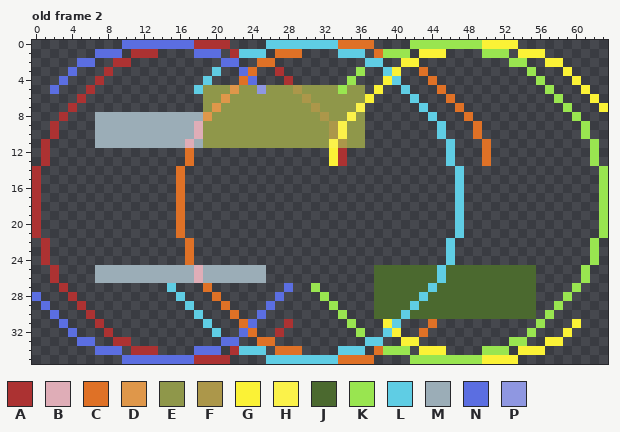
Pixel-art file -- Assets/test.aseprite. Above: the version before the commit.
64x36 pixels, 2 frames. Shown: old frame 2. The commit also changed other frames, which this record leaves out.
Visible layers, top first: "Layer 3" lighten, "Layer 2", "Layer 1".
Palette (. is transparent): A #ac3232  B #dfadb7  C #df7126  D #df974a  E #8f974a  F #ac974a  G #fbf236  H #fbf24a  J #4b692f  K #99e550  L #5fcde4  M #9badb7  N #5b6ee1  P #8f97e1
Pixels before, old frame 2, first column x 0:
 0 ..........NNNNNNNNAAAA....LLLLLLLLCCCC....KKKKKKKKGGGG..........
 1 .......NNN.AAA....NNN.ALLL.CCC....LLL.CKKK.GGG....KKK.GGG.......
 2 .....NN..AA..........NN..CC..........LL..GG..........KK..GG.....
 3 ....N...A...........L..NC..A........K..LG..C...........K...G....
 4 ...N...A...........L...CN...A......K...GL...C...........K...G...
 5 ..N...A...........LEEEDEEPEEEFEEEEKEE.G..L...C...........K...G..
 6 .....A.............EEDEEEEEEEEFEEEEEEG....L...C...........K...G.
 7 ....A..............EDEEEEEEEEEEFEEEEH......L...C...........K...G
 8 ...A...MMMMMMMMMMMMDEEEEEEEEEEEEFEEHE.......L...C...........K...
 9 ..A....MMMMMMMMMMMBEEEEEEEEEEEEEEFHEE........L...C...........K..
10 ..A....MMMMMMMMMMMBEEEEEEEEEEEEEEFHEE........L...C...........K..
11 .A.....MMMMMMMMMMBMEEEEEEEEEEEEEEHFEE.........L...C...........K.
12 .A...............C...............GA...........L...C...........K.
13 .A...............C...............GA...........L...C...........K.
14 A...............C..............................L...............K
15 A...............C..............................L...............K
16 A...............C..............................L...............K
17 A...............C..............................L...............K
18 A...............C..............................L...............K
19 A...............C..............................L...............K
20 A...............C..............................L...............K
21 A...............C..............................L...............K
22 .A...............C............................L...............K.
23 .A...............C............................L...............K.
24 .A...............C............................L...............K.
25 ..A....MMMMMMMMMMMBMMMMMMM............JJJJJJJLJJJJJJJJJJ.....K..
26 ..A....MMMMMMMMMMMBMMMMMMM............JJJJJJJLJJJJJJJJJJ.....K..
27 ...A...........L...C........N..K......JJJJJJLJJJJJJJJJJJ....K...
28 N...A...........L...C......N....K.....JJJJJLJJJJJJJJJJJJ...K....
29 .N...A...........L...C....N......K....JJJJLJJJJJJJJJJJJJ..K.....
30 ..N...A...........L...C..N........K...JJJLJJJJJJJJJJJJJJ.K......
31 ...N...A...........L...CN...A......K...GL...C...........K...G...
32 ....N...A...........L..NC..A........K..LG..C...........K...G....
33 .....NN..AA..........NN..CC..........LL..GG..........KK..GG.....
34 .......NNN.AAA....NNN.ALLL.CCC....LLL.CKKK.GGG....KKK.GGG.......
35 ..........NNNNNNNNAAAA....LLLLLLLLCCCC....KKKKKKKKGGGG..........
And afterwards:
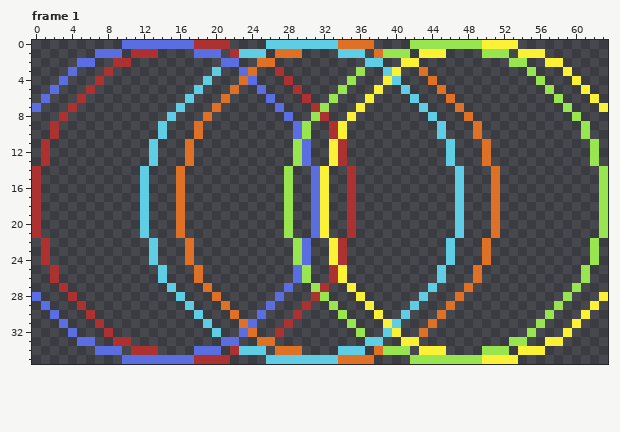
A new or re-ordered frame is compared with the old frame closest to it.
Edits made:
layer "Layer 3" now hidden
frames re-ordered
Frame 1 against old frame 2:
y 5: x 19..33 EEEDEEPEEEFEEEE -> ...C..N...A....; x 35..36 EE -> ..
y 6: x 1 . -> N; x 17 . -> L; x 19..36 EEDEEEEEEEEFEEEEEE -> ..C....N...A..K...
y 7: x 0 . -> N; x 16 . -> L; x 19..36 EDEEEEEEEEEEFEEEEH -> .C......N...AK...G
y 8: x 7..36 MMMMMMMMMMMMDEEEEEEEEEEEEFEEHE -> ........L...C........N..KA..G.
y 9..10: x 7..36 MMMMMMMMMMMBEEEEEEEEEEEEEEFHEE -> .......L...C..........NK..AG..
y 11: x 7..36 MMMMMMMMMMBMEEEEEEEEEEEEEEHFEE -> ......L...C...........KN..GA..
y 12..13: x 13 . -> L; x 29..30 .. -> KN
y 14..21: x 12 . -> L; x 28 . -> K; x 31..32 .. -> NG; x 35 . -> A; x 51 . -> C
y 22..24: x 13 . -> L; x 29..30 .. -> KN; x 33..34 .. -> GA; x 50 . -> C
y 25..26: x 7..25 MMMMMMMMMMMBMMMMMMM -> .......L...C.......; x 29..30 .. -> NK; x 33..34 .. -> AG; x 38..44 JJJJJJJ -> .......; x 46..55 JJJJJJJJJJ -> ...C......
y 27: x 32 . -> A; x 35 . -> G; x 38..43 JJJJJJ -> ......; x 45..55 JJJJJJJJJJJ -> ...C.......
y 28: x 31 . -> A; x 36 . -> G; x 38..42 JJJJJ -> .....; x 44..55 JJJJJJJJJJJJ -> ...C........; x 63 . -> G
y 29: x 30 . -> A; x 37..41 .JJJJ -> G....; x 43..55 JJJJJJJJJJJJJ -> ...C.........; x 62 . -> G
y 30: x 29 . -> A; x 38..40 JJJ -> G..; x 42..55 JJJJJJJJJJJJJJ -> ...C..........; x 61 . -> G
Changed places in both pictures, as pixel boxes (x1, y1, x2, y2):
changed: (95, 85, 536, 319)
added: (32, 94, 50, 112)
added: (581, 292, 608, 319)
